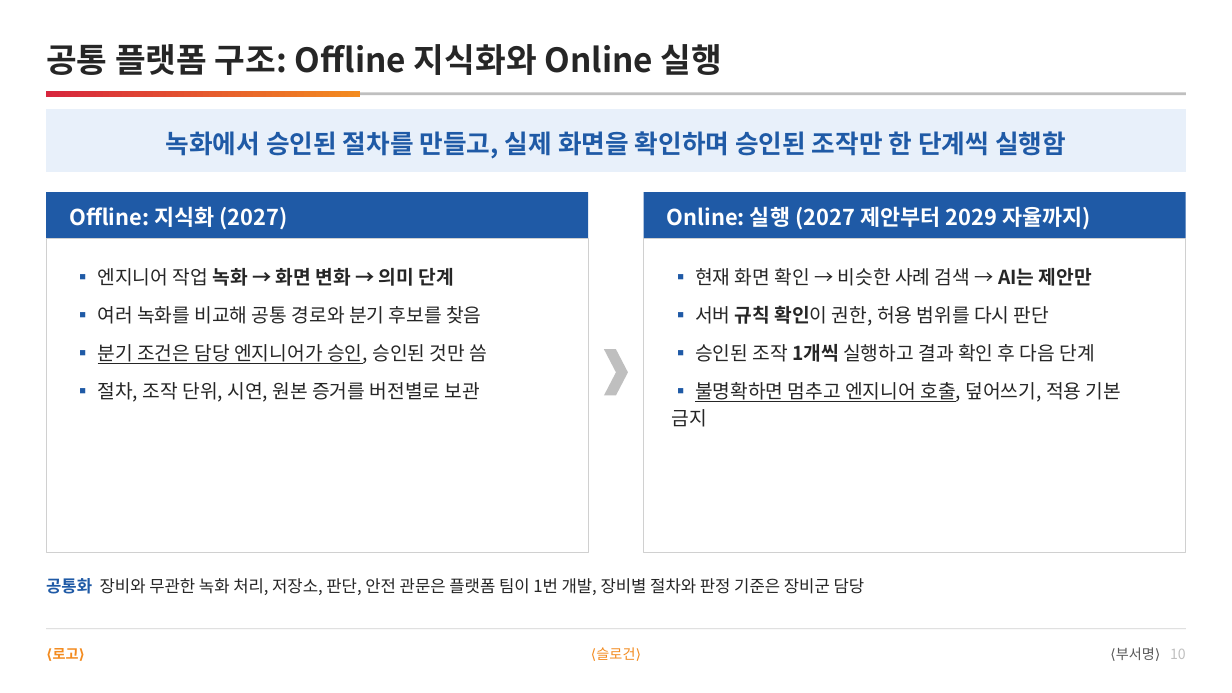
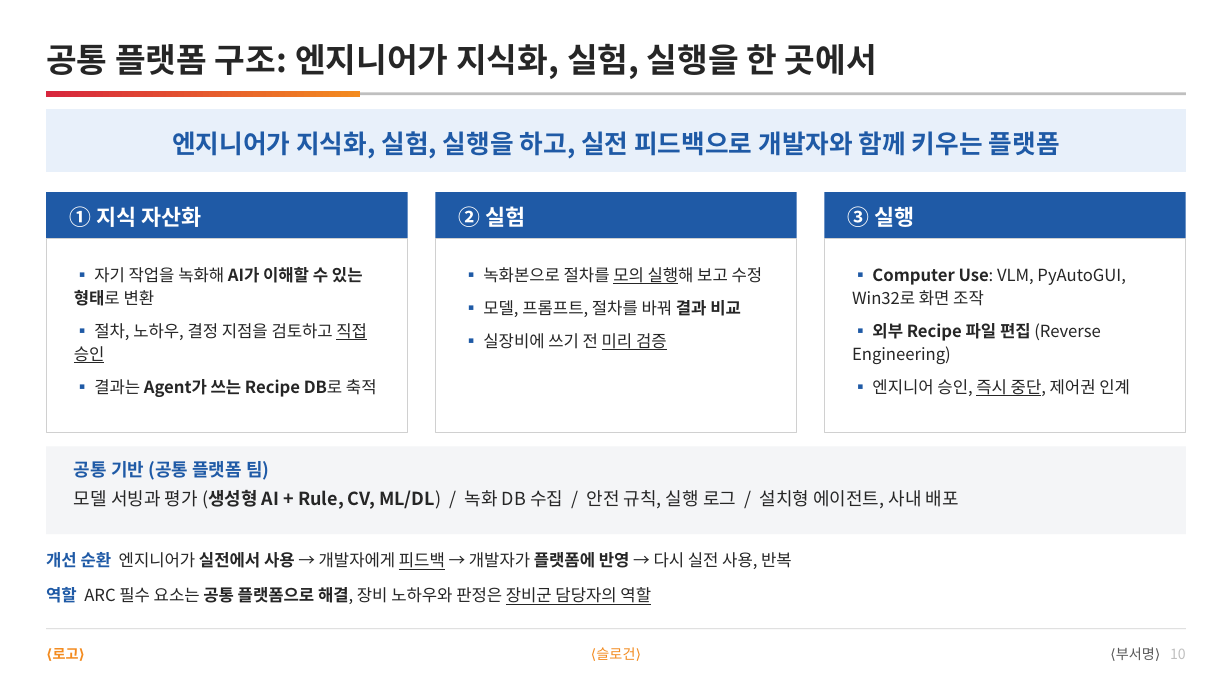
Before and after one commit to DarrenKoi/pm_notes, a slide deck: slide 10 of my-task/arc-tf/deliverables/arc-tf-proposal.pptx. Drawn at 1232x693 pixels with LibreOffice and Linux fonts; fonts in the diff are those of the drawing. Boxes give left, top, right and bottom in pixels: in the first picture for what was removed or moved away, otherwise in the second. Text is boxed around its words. In the diff, an @@ line names an element or a change of style, - is before the commit and + after.

```diff
--- a/my-task/arc-tf/deliverables/arc-tf-proposal.pptx
+++ b/my-task/arc-tf/deliverables/arc-tf-proposal.pptx
@@ text at bbox=[46, 44, 877, 79]: text changed @@
-공통 플랫폼 구조: Offline 지식화와 Online 실행
+공통 플랫폼 구조: 엔지니어가 지식화, 실험, 실행을 한 곳에서
@@ text at bbox=[172, 131, 1060, 159]: text changed @@
-녹화에서 승인된 절차를 만들고, 실제 화면을 확인하며 승인된 조작만 한 단계씩 실행함
+엔지니어가 지식화, 실험, 실행을 하고, 실전 피드백으로 개발자와 함께 키우는 플랫폼
@@ rectangle: place and size @@
-rectangle at bbox=[46, 192, 589, 238]
+rectangle at bbox=[46, 192, 408, 238]
@@ text at bbox=[69, 206, 201, 227]: text changed @@
-Offline: 지식화 (2027)
+① 지식 자산화
@@ rectangle added at bbox=[435, 192, 797, 238], fill #1F5AA6 @@
@@ text added at bbox=[458, 206, 525, 227], 17 pt, text #FFFFFF, bold @@
+② 실험
@@ text removed at bbox=[667, 206, 1091, 230] @@
-Online: 실행 (2027 제안부터 2029 자율까지)
@@ rectangle: place and size @@
-rectangle at bbox=[644, 192, 1187, 238]
+rectangle at bbox=[824, 192, 1186, 238]
@@ text added at bbox=[847, 206, 914, 227], 17 pt, text #FFFFFF, bold @@
+③ 실행
@@ rectangle: place and size @@
-rectangle at bbox=[46, 238, 589, 553]
+rectangle at bbox=[46, 238, 408, 433]
@@ rectangle added at bbox=[435, 238, 797, 433], fill #FFFFFF, outline #D0D0D0 1 pt @@
@@ rectangle: place and size @@
-rectangle at bbox=[644, 238, 1187, 553]
+rectangle at bbox=[824, 238, 1186, 433]
@@ text added at bbox=[74, 267, 377, 397], 13 pt, text #262626 @@
+▪ 자기 작업을 녹화해 AI가 이해할 수 있는 형태로 변환
+▪ 절차, 노하우, 결정 지점을 검토하고 직접 승인
+▪ 결과는 Agent가 쓰는 Recipe DB로 축적
@@ text removed at bbox=[98, 268, 487, 402] @@
-▪ 엔지니어 작업 녹화 → 화면 변화 → 의미 단계
-▪ 여러 녹화를 비교해 공통 경로와 분기 후보를 찾음
-▪ 분기 조건은 담당 엔지니어가 승인, 승인된 것만 씀
-▪ 절차, 조작 단위, 시연, 원본 증거를 버전별로 보관
@@ text added at bbox=[483, 267, 763, 350], 13 pt, text #262626 @@
+▪ 녹화본으로 절차를 모의 실행해 보고 수정
+▪ 모델, 프롬프트, 절차를 바꿔 결과 비교
+▪ 실장비에 쓰기 전 미리 검증
@@ text removed at bbox=[671, 268, 1121, 427] @@
-▪ 현재 화면 확인 → 비슷한 사례 검색 → AI는 제안만
-▪ 서버 규칙 확인이 권한, 허용 범위를 다시 판단
-▪ 승인된 조작 1개씩 실행하고 결과 확인 후 다음 단계
-▪ 불명확하면 멈추고 엔지니어 호출, 덮어쓰기, 적용 기본 금지
@@ text added at bbox=[852, 268, 1130, 396], 13 pt, text #262626 @@
+▪ Computer Use: VLM, PyAutoGUI, Win32로 화면 조작
+▪ 외부 Recipe 파일 편집 (Reverse Engineering)
+▪ 엔지니어 승인, 즉시 중단, 제어권 인계
@@ chevron removed at bbox=[604, 349, 628, 396] @@
@@ rectangle added at bbox=[46, 446, 1186, 534], fill #F4F5F7 @@
@@ text added at bbox=[74, 461, 959, 509], 14 pt, text #262626 @@
+공통 기반 (공통 플랫폼 팀)
+모델 서빙과 평가 (생성형 AI + Rule, CV, ML/DL) / 녹화 DB 수집 / 안전 규칙, 실행 로그 / 설치형 에이전트, 사내 배포
@@ text added at bbox=[46, 552, 792, 570], 13 pt, text #262626 @@
+개선 순환 엔지니어가 실전에서 사용 → 개발자에게 피드백 → 개발자가 플랫폼에 반영 → 다시 실전 사용, 반복
@@ text at bbox=[46, 587, 651, 605]: text changed @@
-공통화 장비와 무관한 녹화 처리, 저장소, 판단, 안전 관문은 플랫폼 팀이 1번 개발, 장비별 절차와 판정 기준은 장비군 담당
+역할 ARC 필수 요소는 공통 플랫폼으로 해결, 장비 노하우와 판정은 장비군 담당자의 역할
```
Also in this commit, not shown: 9 other files.
